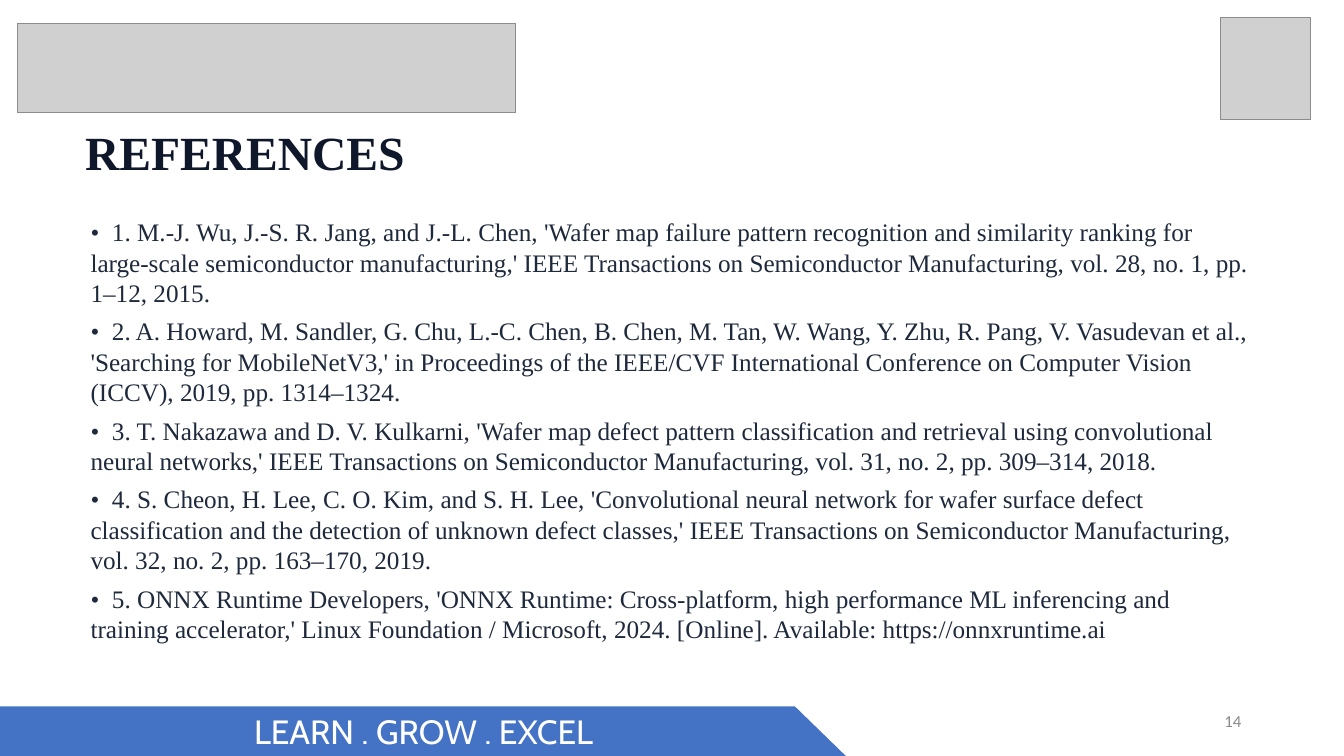
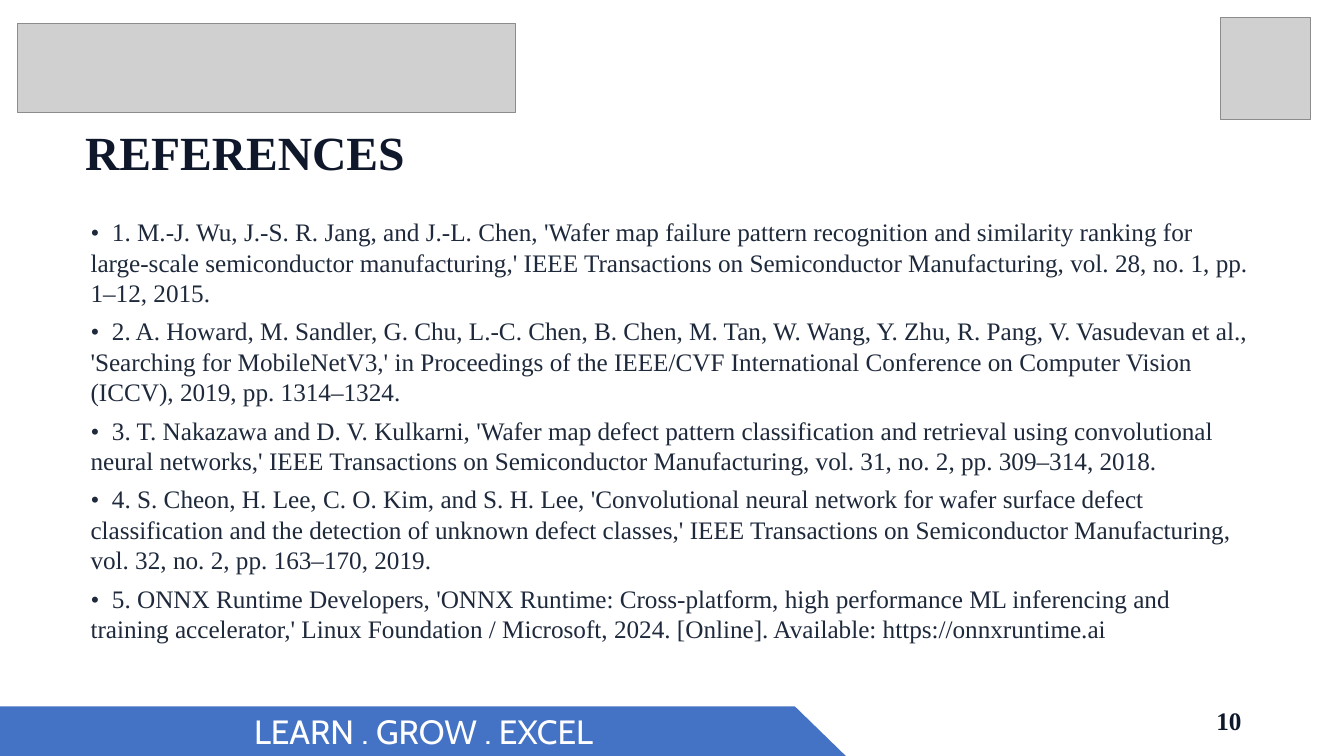
Before and after one commit to Ad1thh/semiconductor-defect-classification, a slide deck: slide 10 of Final_Review_Mini_Project_Semiconductor_Defects.pptx (slide 14 before the commit). Drawn at 1344x756 pixels with LibreOffice and Linux fonts; fonts in the diff are those of the drawing; grey boxes stand for pictures. Boxes give left, top, right and bottom in pixels: in the first picture for what was removed or moved away, otherwise in the second. Text is boxed around its words. In the diff, an @@ line names an element or a change of style, - is before the commit and + after.

```diff
--- a/Final_Review_Mini_Project_Semiconductor_Defects.pptx
+++ b/Final_Review_Mini_Project_Semiconductor_Defects.pptx
@@ text at (1216,713,1241,731): text changed; size 12 to 18 pt; font Calibri to Times New Roman; text colour #888888 to #0F172A; bold on @@
-14
+10
```
Also in this commit, not shown: 8 other slides changed, 2 slides added, 6 slides removed, 6 other files.
